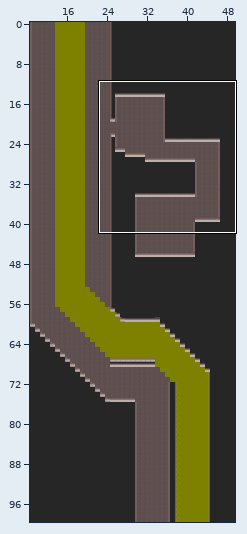
Two states of a Tiled map, resources/scenes/map/sewageSection.tmx. The picture above shows the old version from afar; the outline marks the close-up.
Close-up. First the earlier version:
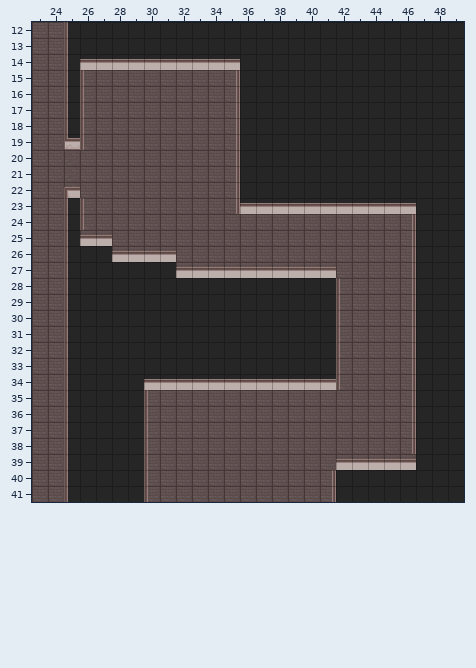
Cells are 16x16 px. Shown: x 23..49, y 12..41. The commit also changed other parts of the map, which this record leaves out. Tiles whose own drawing changed are shown in their newer look in all pictures.
After:
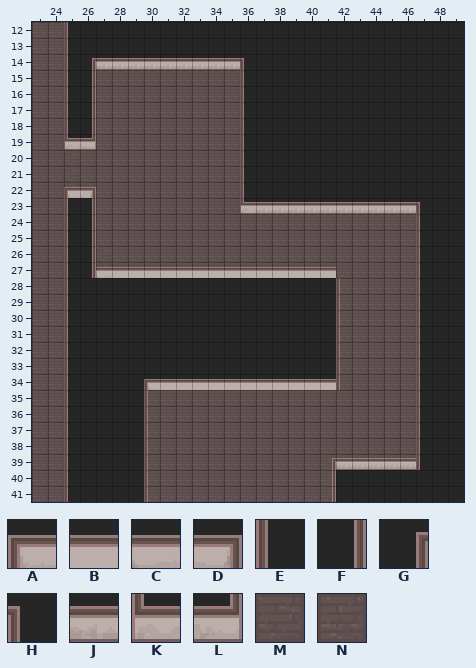
Key: from "FULL_DESERT_TILESET_WIP": A 119, B 120, C 123, D 124, E 183, F 188, G 218, H 218 flipped left-right, J 219, K 247, L 250, M 442, N 443.
_ is an empty cell.
Changes in this commit:
Layer "Floor, background and sewage":
Tile M is added in rows 26 to 27 at x 27.
Tile N is added in row 27 at x 28 to 31.
The edit erases tile N in rows 15 to 19 at x 26; in rows 23 to 25 at x 26.
Layer "Barriers":
Tile A replaces tile B in row 34 at x 30.
Tile B is added in row 27 at x 28 to 31.
Tile C is added in row 27 at x 27.
Tile D is added in row 22 at x 26.
Tile E is added in rows 15 to 22 at x 36; in rows 24 to 39 at x 47.
Tile F replaces tile B in row 25 at x 26.
Tile F replaces tile E in rows 15 to 18 at x 26; in rows 23 to 24 at x 26.
Tile F is added in rows 26 to 27 at x 26.
Tile G replaces tile B in row 14 at x 26.
Tile G is added in row 39 at x 41.
Tile H is added in row 14 at x 36; in row 23 at x 47.
Tile J replaces tile B in row 14 at x 27 to 35; in row 23 at x 37 to 46; in row 39 at x 42 to 46.
Tile K replaces tile B in row 23 at x 36.
Tile L replaces tile E in row 19 at x 26.
The edit erases tile B in row 25 at x 27; in row 26 at x 28 to 31.
The edit erases tile F in rows 15 to 23 at x 35; in rows 24 to 38 at x 46.
Boxes around the changes in both close-ups, in picture pixels (x1, y1, x2, y2):
changed: (80, 58, 420, 470)
